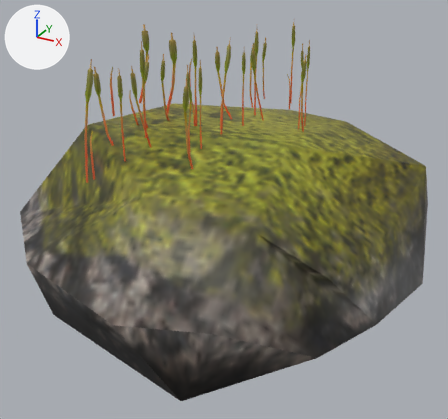
Two versions of the FBX model Assets/Models/Rocks/Rock_5_Moss.fbx, one commit apart.
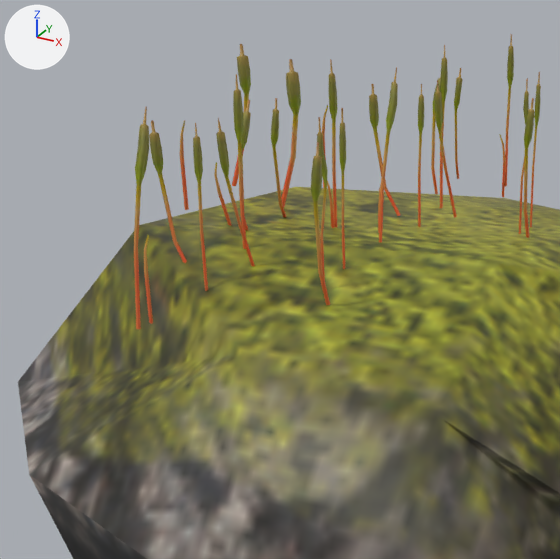
Each version appears first whole from a camera (50 mm lens) standing at (0.5084, 6.2966, 0.3937) and looking at (0.4066, 6.4818, 0.3012), and next in a close-up on the part from 2% to 72% of the width and 0% to 74% of the height. Lighting does not change. The marker at upper left points along +X, +Y and +Z. Where no turn or scale is listed for an object, it has been applied to the vertices.

The older version as bpy lines, for what is in view:
```python
me_mesh = bpy.data.meshes.new('Mesh')
me_mesh.from_pydata(...)  # 914 vertices, 821 faces; spans x -0.08..0.08, y -0.091..0.086, z -0.032..0.053
me_mesh.materials.append(mat_rocks)  # picture img_rocks_jpg
ob_rock_5_moss = bpy.data.objects.new('Rock_5_Moss', me_mesh)
ob_rock_5_moss.location = (0.4007, 6.4918, 0.3126)
```
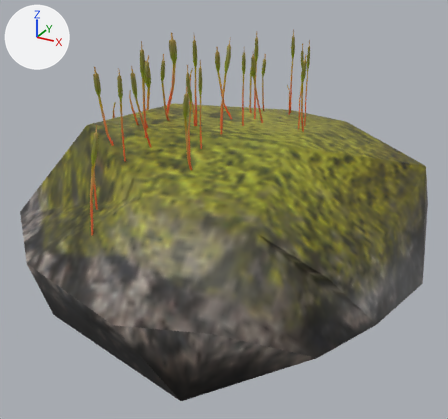
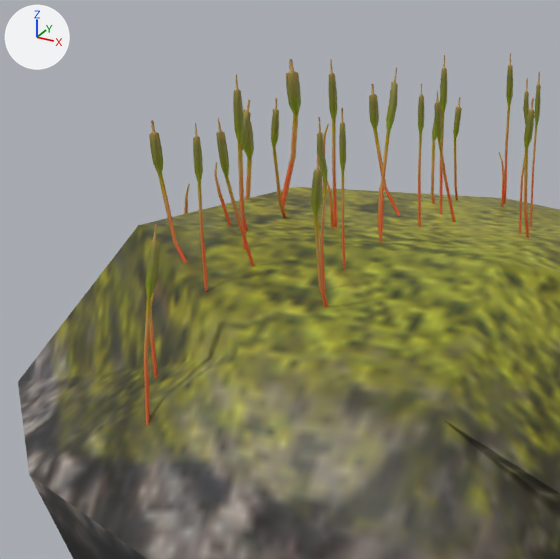
Commit message: Rock 5

Where the newer file only moved an object's origin or applied its transform, the numbers keep the older frame.

Changed parts and their boxes [x1, y1, x2, y2] in the close-ups (560 x 559 px; the box of a moved part takes in the faces that stretch with it):
'Rock_5_Moss', reshaped: before [18, 34, 560, 559]; after [18, 53, 560, 559]
part 1 of me_mesh, moved or reshaped: before [431, 78, 440, 194]; after [431, 119, 437, 204]
part 2 of me_mesh, moved or reshaped: before [440, 45, 448, 208]; after [440, 55, 447, 214]
part 3 of me_mesh, moved or reshaped: before [322, 105, 328, 189]; after [323, 123, 329, 189]
part 4 of me_mesh, moved or reshaped: before [435, 80, 457, 217]; after [435, 91, 456, 222]
part 5 of me_mesh, moved or reshaped: before [454, 68, 463, 179]; after [453, 97, 462, 200]
part 6 of me_mesh, moved or reshaped: before [499, 134, 506, 197]; after [499, 152, 505, 206]
part 7 of me_mesh, moved or reshaped: before [505, 34, 514, 186]; after [504, 53, 513, 204]
part 8 of me_mesh, moved or reshaped: before [232, 44, 251, 186]; after [243, 110, 254, 199]
part 9 of me_mesh, moved or reshaped: before [134, 107, 149, 329]; after [144, 224, 159, 425]
part 10 of me_mesh, moved or reshaped: before [180, 120, 189, 210]; after [184, 184, 190, 214]
part 11 of me_mesh, moved or reshaped: before [144, 235, 153, 324]; after [149, 292, 158, 378]
part 12 of me_mesh, moved or reshaped: before [311, 142, 330, 305]; after [311, 156, 328, 307]

The edits, one by one:
me_mesh has 914 vertices, 821 faces and spans x -0.08..0.08, y -0.091..0.086, z -0.032..0.053.
me_mesh is used by ob_rock_5_moss; location (0.4007, 6.4918, 0.3126).
me_mesh part 1: the loose piece of 32 vertices spanning x 0.001..0.003, y 0.018..0.022, z 0.02..0.046 is moved by (0.0, 0.0, -0.006).
me_mesh part 2: the loose piece of 32 vertices spanning x 0.008..0.009, y 0.009..0.011, z 0.02..0.053 is moved by (0.0, 0.0, -0.002).
me_mesh part 3: the loose piece of 16 vertices spanning x -0.025..-0.023, y 0.016..0.017, z 0.019..0.037 is moved by (0.0, 0.0, -0.004).
me_mesh part 4: the loose piece of 32 vertices spanning x 0.011..0.014, y -0.001..0.006, z 0.02..0.048 is moved by (0.0, 0.0, -0.002).
me_mesh part 5: the loose piece of 32 vertices spanning x 0.0..0.003, y 0.029..0.036, z 0.02..0.045 is moved by (0.0, 0.0, -0.006).
me_mesh part 6: the loose piece of 16 vertices spanning x 0.011..0.013, y 0.032..0.033, z 0.018..0.032 is moved by (0.0, 0.0, -0.004).
me_mesh part 7: the loose piece of 32 vertices spanning x 0.012..0.013, y 0.032..0.034, z 0.02..0.053 is moved by (0.0, 0.0, -0.004).
me_mesh part 8: the loose piece of 32 vertices spanning x -0.042..-0.037, y 0.005..0.009, z 0.02..0.05 is multiplied about its middle by the matrix ((1.0, 0.0, 0.0), (0.0, 1.0, 0.0), (-0.434, -0.361, 0.943)), then moved by (0.0, 0.0, -0.013).
me_mesh part 9: the loose piece of 32 vertices spanning x -0.002..0.0, y -0.075..-0.069, z 0.02..0.052 is moved by (0.0, 0.0, -0.017).
me_mesh part 10: the loose piece of 16 vertices spanning x -0.041..-0.039, y -0.013..-0.012, z 0.019..0.037 is moved by (0.0, 0.0, -0.013).
me_mesh part 11: the loose piece of 16 vertices spanning x -0.006..-0.005, y -0.067..-0.066, z 0.017..0.032 is moved by (0.0, 0.0, -0.009).
me_mesh part 12: the loose piece of 32 vertices spanning x 0.018..0.02, y -0.056..-0.051, z 0.02..0.047 is moved by (0.0, 0.0, -0.002).
